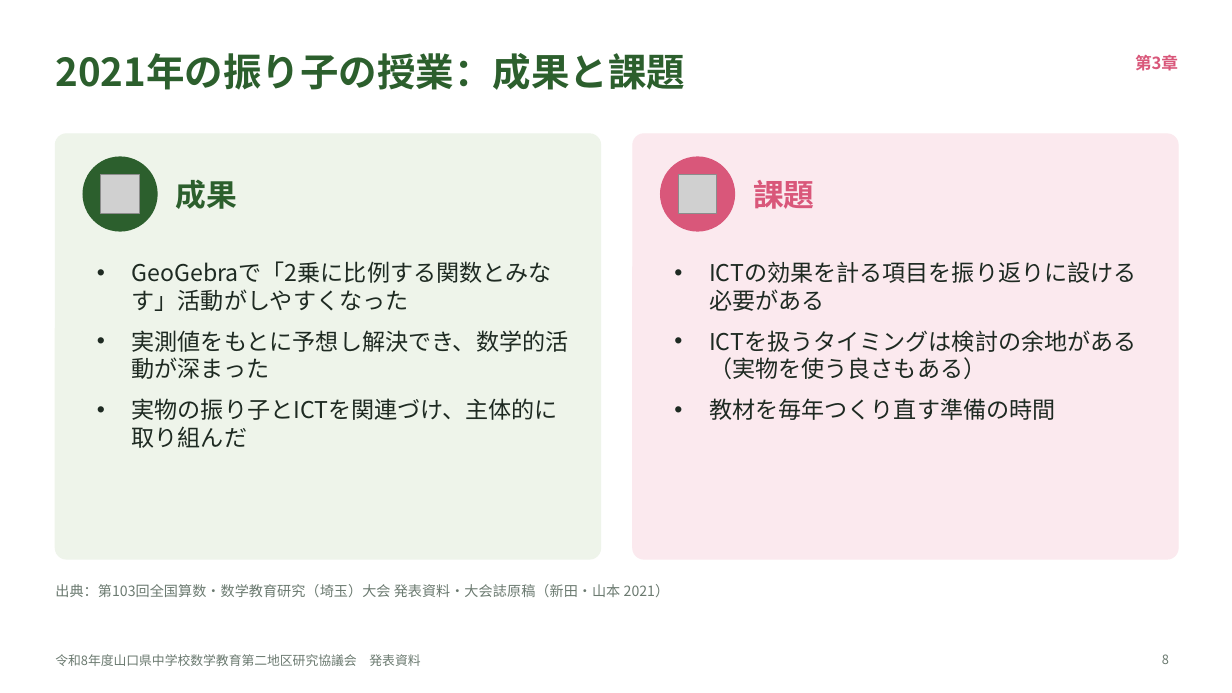
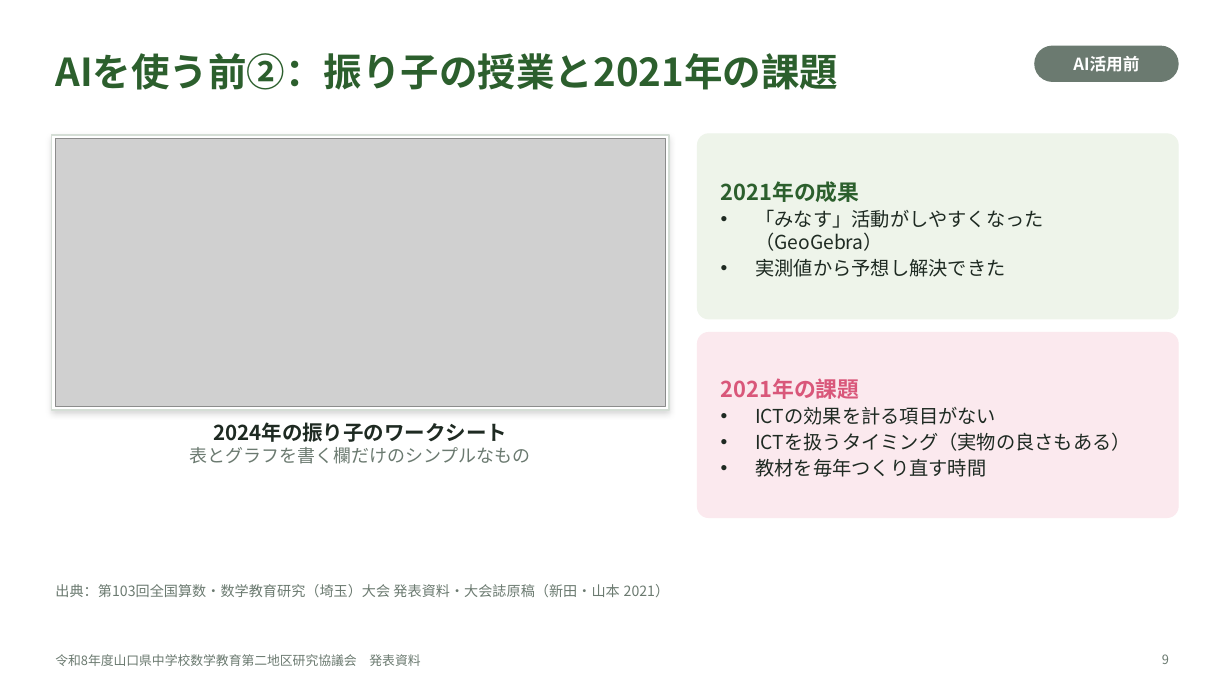
Before and after one commit to margiela14th-sudo/my-ai-project, a slide deck: slide 9 of 07_完成資料/県大会発表_生成AI授業再構築.pptx (slide 8 before the commit). Drawn at 1232x693 pixels with LibreOffice and Linux fonts; fonts in the diff are those of the drawing; grey boxes stand for pictures. Boxes give left, top, right and bottom in pixels: in the first picture for what was removed or moved away, otherwise in the second. Text is boxed around its words. In the diff, an @@ line names an element or a change of style, - is before the commit and + after.

```diff
--- a/07_完成資料/県大会発表_生成AI授業再構築.pptx
+++ b/07_完成資料/県大会発表_生成AI授業再構築.pptx
@@ title at bbox=[55, 53, 838, 90]: text changed @@
-2021年の振り子の授業：成果と課題
+AIを使う前②：振り子の授業と2021年の課題
@@ rounded rectangle added at bbox=[1035, 46, 1178, 81], fill #6B7A70, outline #6B7A70 1 pt @@
@@ text added at bbox=[1073, 56, 1139, 72], 13 pt, text #FFFFFF, bold @@
+AI活用前
@@ text at bbox=[1135, 52, 1178, 74]: text changed @@
-第3章
+第2章
@@ rectangle added at bbox=[52, 135, 669, 410], fill #FFFFFF, outline #D5DED6 1 pt @@
@@ rounded rectangle removed at bbox=[55, 134, 601, 559] @@
@@ picture added at bbox=[55, 139, 665, 407] @@
@@ rounded rectangle added at bbox=[698, 134, 1178, 319], fill #EEF4EA, outline #EEF4EA 1 pt @@
@@ ellipse removed at bbox=[83, 157, 157, 231] @@
@@ picture removed at bbox=[101, 175, 140, 213] @@
@@ ellipse removed at bbox=[661, 157, 735, 231] @@
@@ picture removed at bbox=[678, 175, 717, 213] @@
@@ text removed at bbox=[176, 180, 238, 209] @@
-成果
@@ text added at bbox=[721, 181, 1043, 277], 15 pt, text #1E2A22 @@
+2021年の成果
+• 「みなす」活動がしやすくなった（GeoGebra）
+• 実測値から予想し解決できた
@@ text removed at bbox=[753, 180, 815, 209] @@
-課題
@@ text removed at bbox=[132, 261, 569, 448] @@
-• GeoGebraで「2乗に比例する関数とみなす」活動がしやすくなった
-• 実測値をもとに予想し解決でき、数学的活動が深まった
-• 実物の振り子とICTを関連づけ、主体的に取り組んだ
@@ rounded rectangle: place and size @@
-rounded rectangle at bbox=[633, 134, 1178, 559]
+rounded rectangle at bbox=[698, 333, 1178, 518]
@@ rounded rectangle at bbox=[698, 333, 1178, 518]: proportions changed @@
@@ text "2021年の課題" at bbox=[721, 378, 1130, 477]: vertical alignment top to middle @@
@@ text at bbox=[721, 378, 1130, 477]: text changed; size 18 to 15 pt @@
-• ICTの効果を計る項目を振り返りに設ける必要がある
-• ICTを扱うタイミングは検討の余地がある（実物を使う良さもある）
-• 教材を毎年つくり直す準備の時間
+2021年の課題
+• ICTの効果を計る項目がない
+• ICTを扱うタイミング（実物の良さもある）
+• 教材を毎年つくり直す時間
@@ text added at bbox=[189, 422, 530, 464], 14 pt, text #6B7A70 @@
+2024年の振り子のワークシート
+表とグラフを書く欄だけのシンプルなもの
@@ page number at bbox=[1162, 654, 1169, 664]: text changed @@
-8
+9
```
Also in this commit, not shown: 13 other slides changed, 6 slides added, 3 slides removed, 14 other files.
